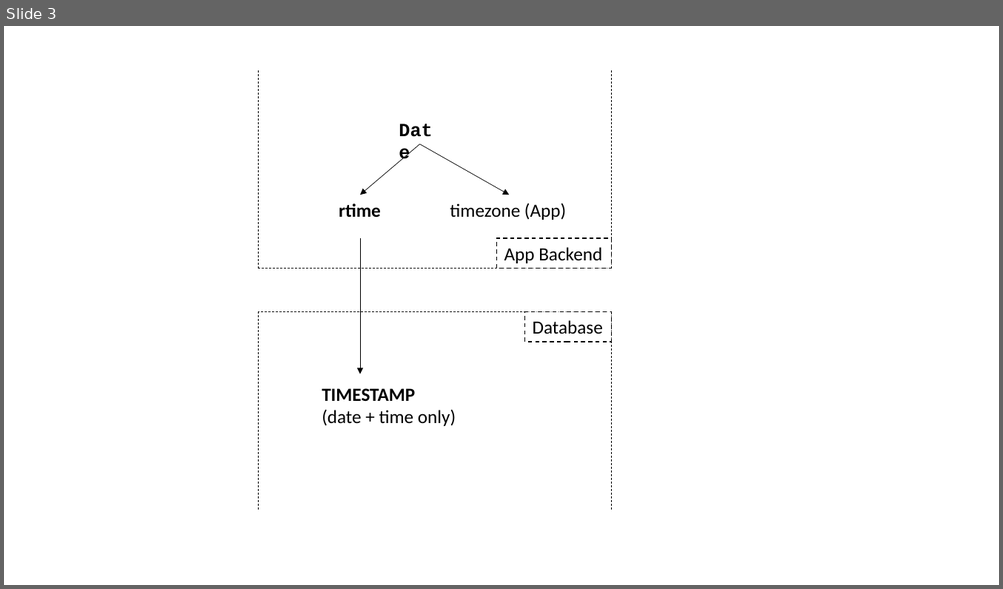
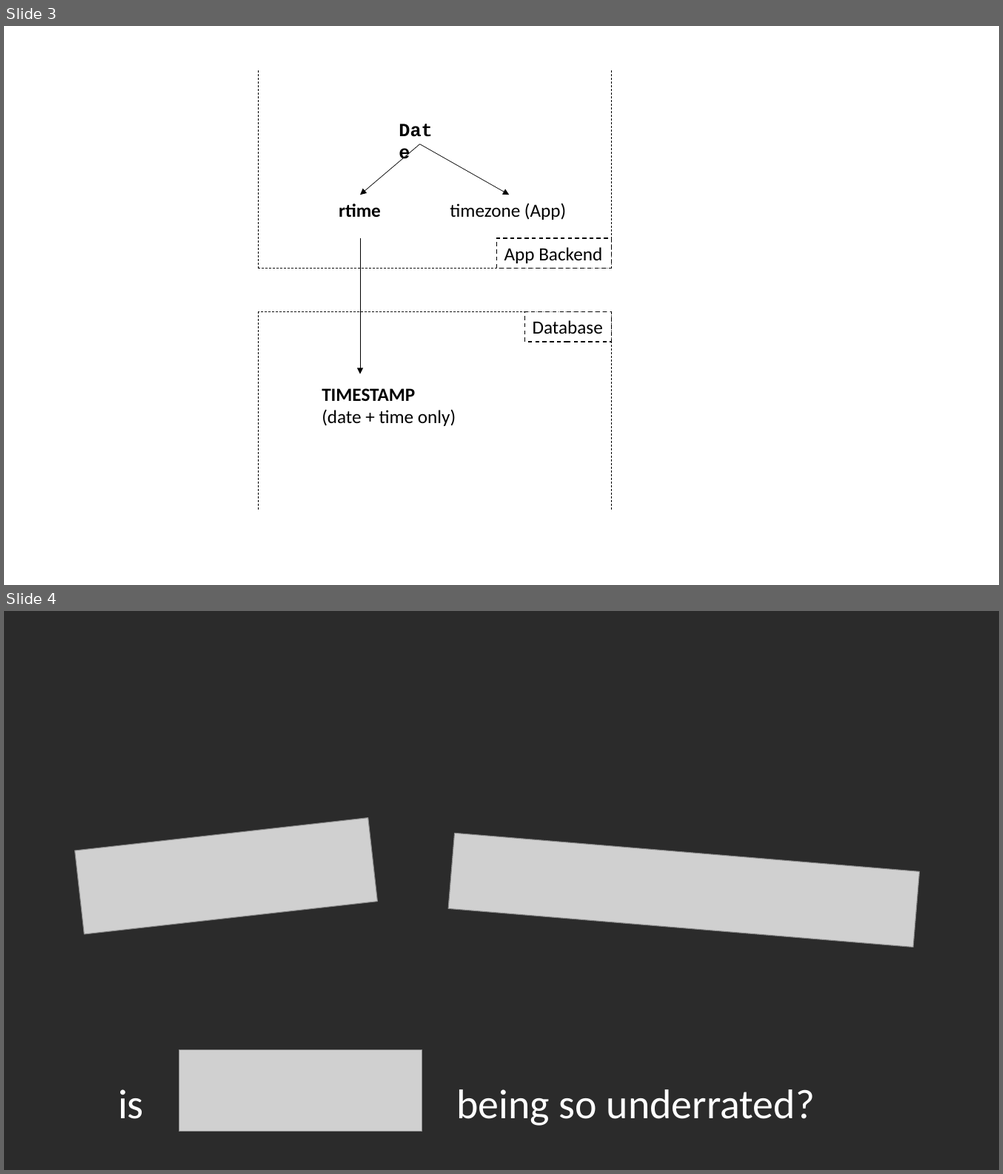
Before and after one commit to nambach/viblo, a slide deck: Viblo.pptx. Shown one above the other, each under a label of ours: slide 3 before the commit, slides 3 and 4 after it. The pictures are 1003x589 and 1003x1174 pixels, drawn with LibreOffice and Linux fonts; fonts in the diff are those of the drawing; grey boxes stand for pictures; background and template pictures are left out; a plain dark background stands for a picture behind light text. Boxes give left, top, right and bottom in pixels: in the first picture for what was removed or moved away, otherwise in the second. Text is boxed around its words. In the diff, an @@ line names an element or a change of style, - is before the commit and + after.

```diff
--- a/Viblo.pptx
+++ b/Viblo.pptx
@@ slide 4 added at [4,611,999,1170], background picture (left out) @@
@@ picture added at [75,818,377,934] @@
@@ picture added at [448,834,919,948] @@
@@ picture added at [179,1051,422,1133] @@
@@ text added at [118,1090,144,1119], 40 pt, text #FFFFFF @@
+is
@@ text added at [456,1090,814,1126], 40 pt, text #FFFFFF @@
+being so underrated?
```
Also in this commit, not shown: 3 other files.
